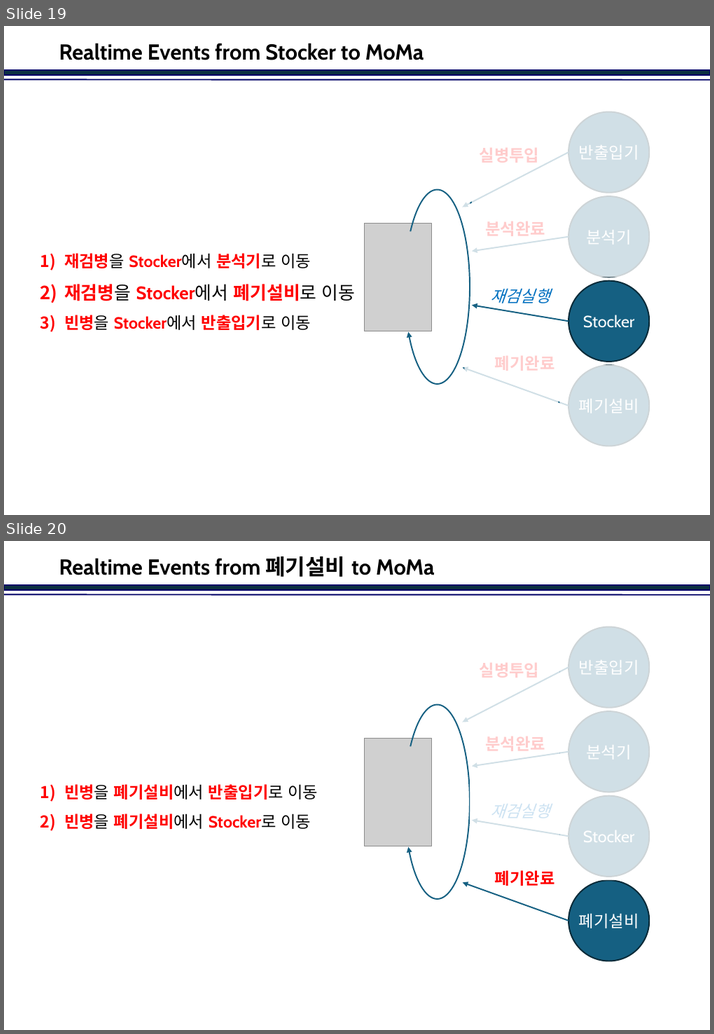
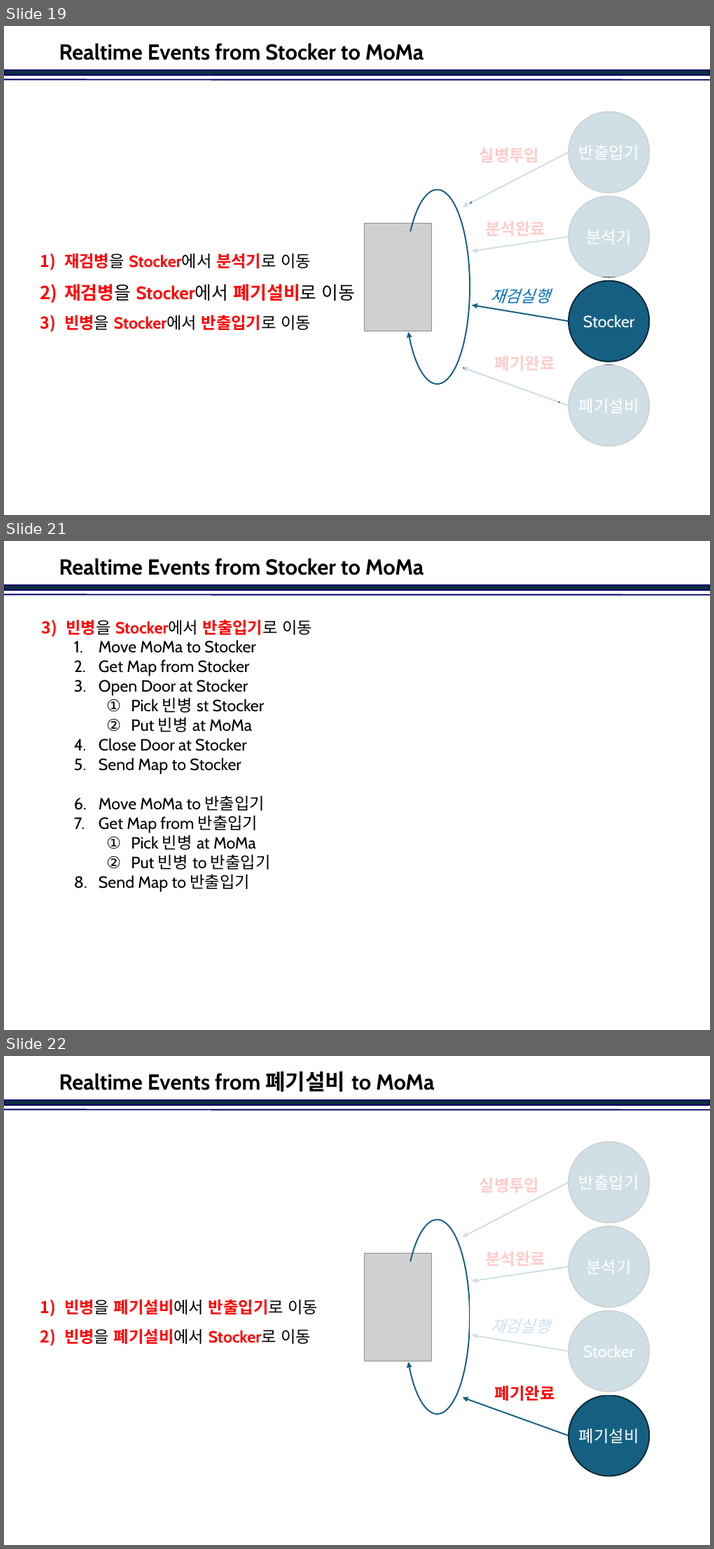
Before and after one commit to jinkabpark/SamickThk_Analysis, a slide deck: 허종원/Travel Scenario.pptx. Shown one above the other, each under a label of ours: slides 19 and 20 before the commit, slides 19, 21 and 22 after it; the slides between them are not shown. The pictures are 714x1034 and 714x1549 pixels, drawn with LibreOffice and Linux fonts; fonts in the diff are those of the drawing; grey boxes stand for pictures; background and template pictures are left out. Boxes give left, top, right and bottom in pixels: in the first picture for what was removed or moved away, otherwise in the second. Text is boxed around its words. In the diff, an @@ line names an element or a change of style, - is before the commit and + after.

```diff
--- a/허종원/Travel Scenario.pptx
+++ b/허종원/Travel Scenario.pptx
@@ slide 21 added at (4,541,710,1030), background #FFFFFF; not listed: 2 template elements that a slide beside it also shows @@
@@ title added at (59,558,423,575), 24 pt, text #000000, bold @@
+Realtime Events from Stocker to MoMa
@@ text added at (66,619,312,892), 18 pt, text #000000 @@
+3) 빈병을 Stocker에서 반출입기로 이동
+  1. Move MoMa to Stocker
+  2. Get Map from Stocker
+  3. Open Door at Stocker
+    1. Pick 빈병 st Stocker
+    2. Put 빈병 at MoMa
+  4. Close Door at Stocker
+  5. Send Map to Stocker
+  6. Move MoMa to 반출입기
+  7. Get Map from 반출입기
+    1. Pick 빈병 at MoMa
+    2. Put 빈병 to 반출입기
+  8. Send Map to 반출입기
@@ what was slide 20 is now slide 22 @@
```
Also in this commit, not shown: 2 slides changed, 2 other slides added.
